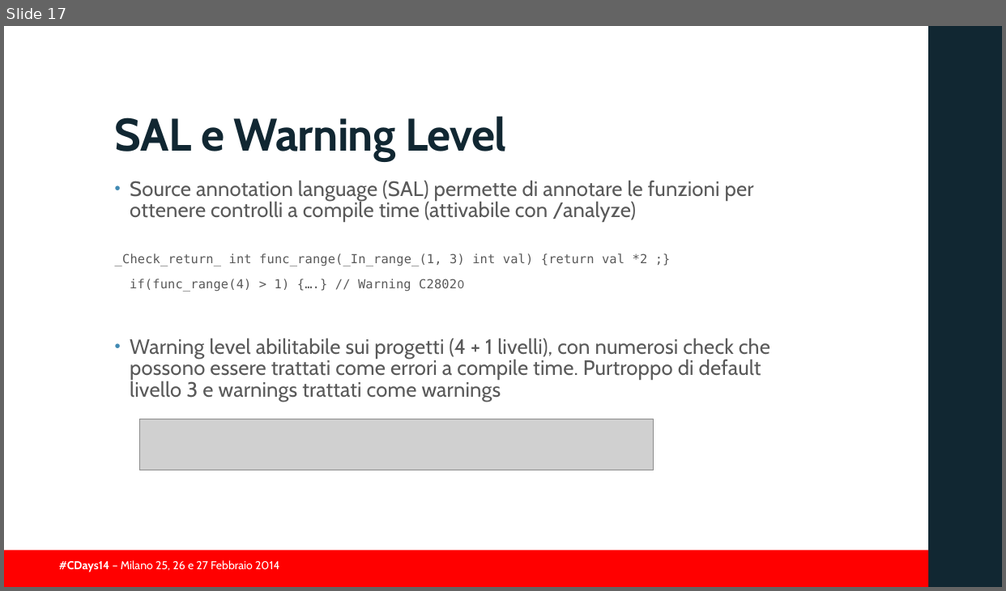
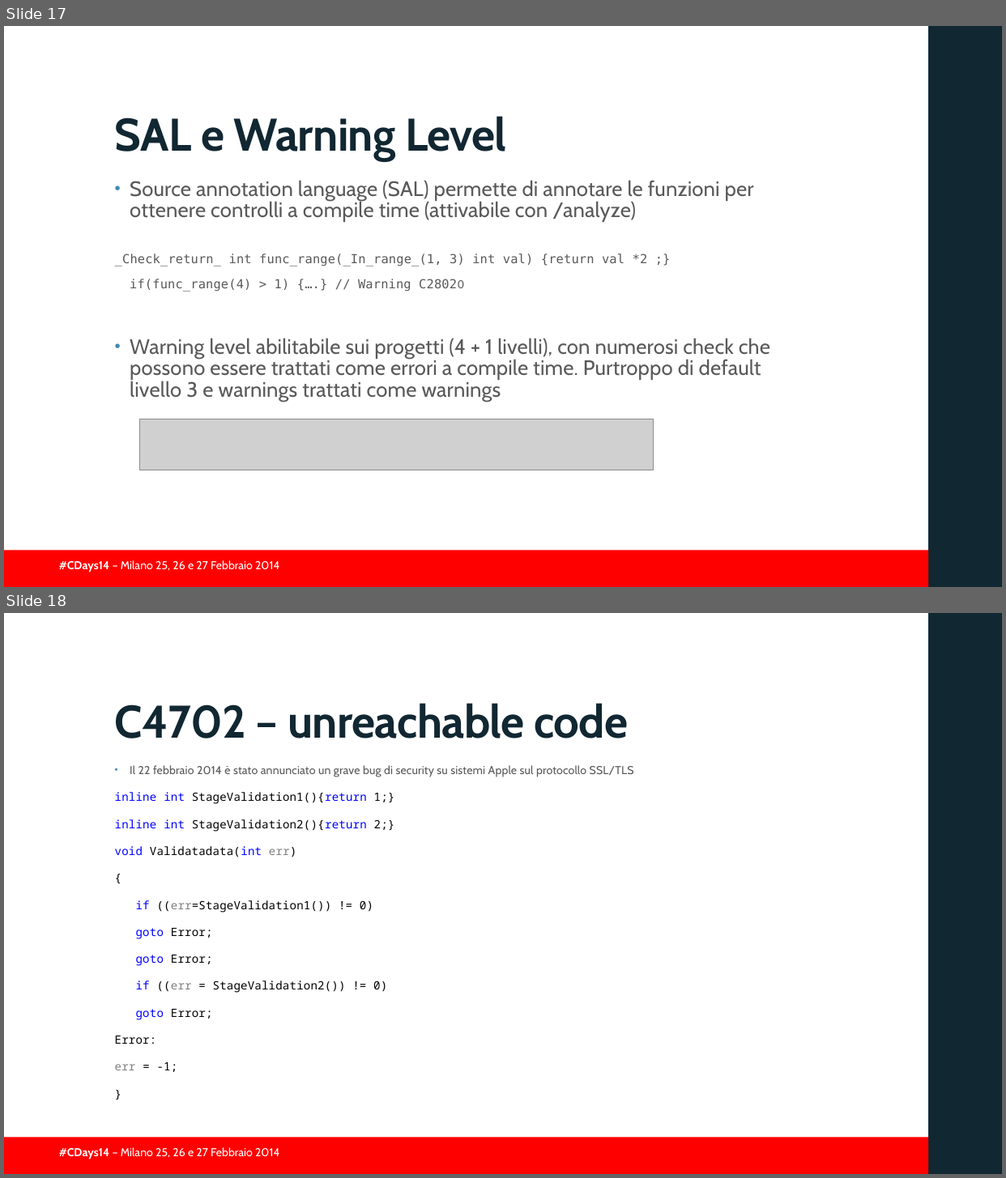
Before and after one commit to guidop/CDays14, a slide deck: presentazioneCDAYS2014.pptx. Shown one above the other, each under a label of ours: slide 17 before the commit, slides 17 and 18 after it. The pictures are 1006x591 and 1006x1178 pixels, drawn with LibreOffice and Linux fonts; fonts in the diff are those of the drawing; grey boxes stand for pictures; background and template pictures are left out. Boxes give left, top, right and bottom in pixels: in the first picture for what was removed or moved away, otherwise in the second. Text is boxed around its words. In the diff, an @@ line names an element or a change of style, - is before the commit and + after.

```diff
--- a/presentazioneCDAYS2014.pptx
+++ b/presentazioneCDAYS2014.pptx
@@ slide 18 added at [4,613,1002,1174], background #FFFFFF; not listed: 3 template elements that a slide beside it also shows @@
@@ title added at [115,703,628,739], 44 pt, text #112732, bold @@
+C4702 – unreachable code
@@ text added at [115,765,634,1072], 11 pt, text #000000 @@
+• Il 22 febbraio 2014 è stato annunciato un grave bug di security su sistemi Apple sul protocollo SSL/TLS
+inline int StageValidation1(){return 1;}
+inline int StageValidation2(){return 2;}
+void Validatadata(int err)
+{
+if ((err=StageValidation1()) != 0)
+goto Error;
+goto Error;
+if ((err = StageValidation2()) != 0)
+goto Error;
+Error:
+err = -1;
+}
```
Also in this commit, not shown: 2 slides changed, 5 other files.
